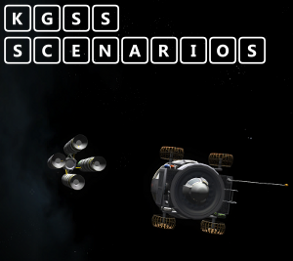
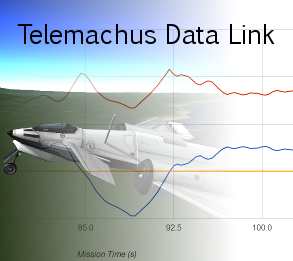
Layered file, before and after one edit (w=293, h=261). Changes by layer:
removed layer "KGSS ..." over [3, 3, 266, 65]
added layer "Telemachus Data Link" above "New Layer" over [17, 24, 275, 44]
added layer "New Layer" above "Background" over [1, 0, 293, 261]
painted on "Background" over [0, 0, 293, 261]
